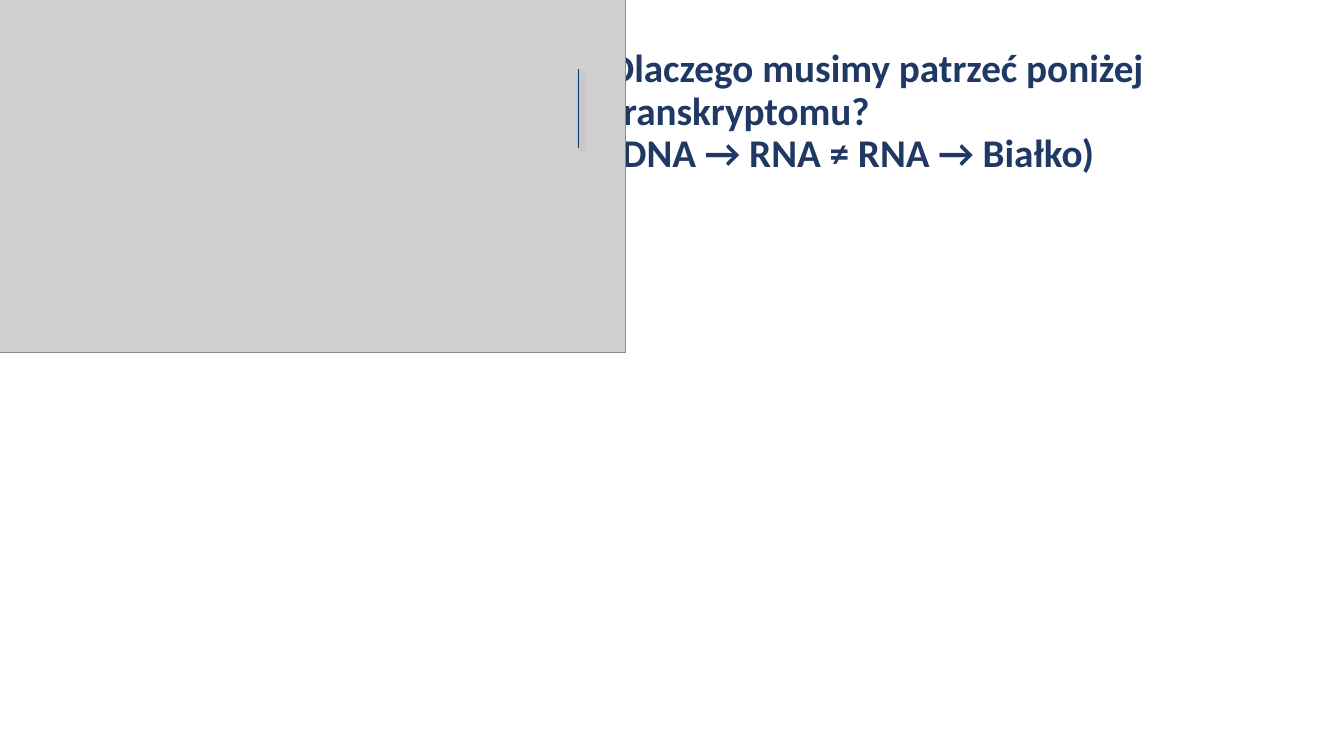
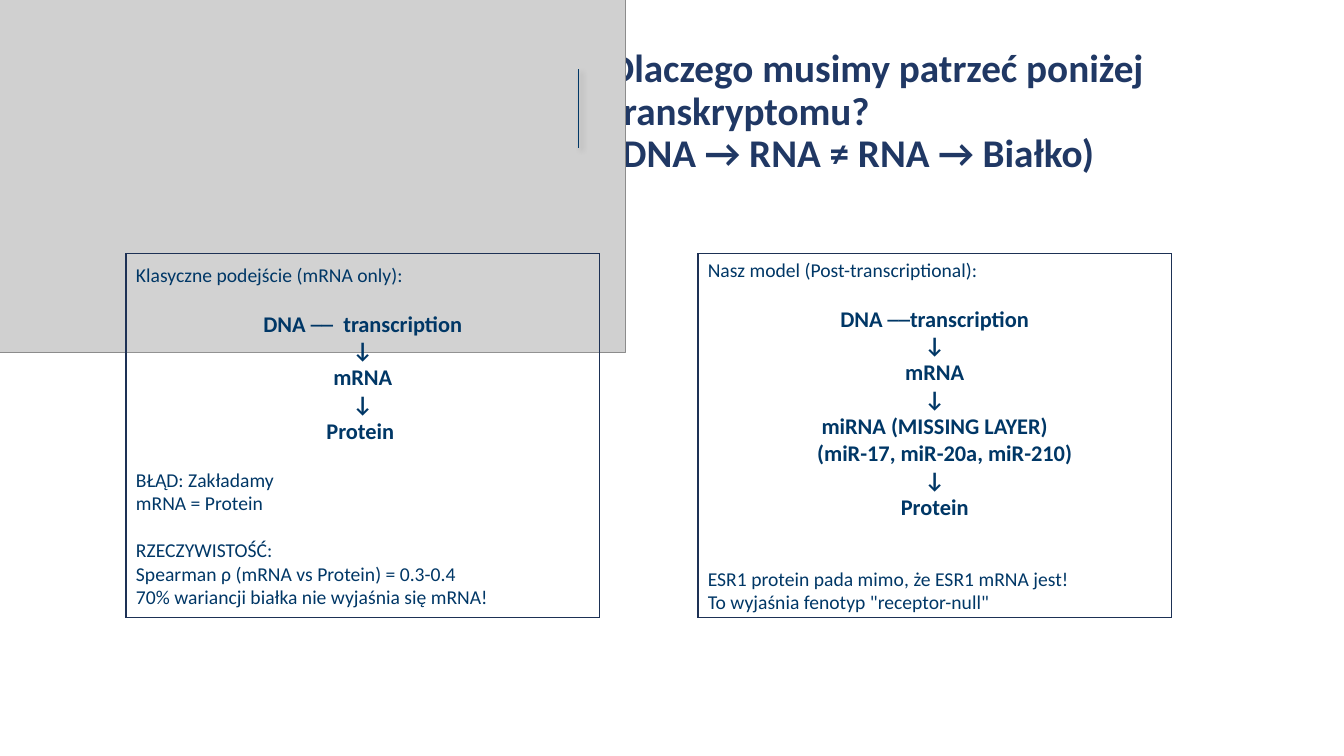
Before and after one commit to iZabela0001/Projekt_badawczy, a slide deck: slide 3 of pisanie_artykulu+prezentacja/Prezentacja.pptx. Drawn at 1344x756 pixels with LibreOffice and Linux fonts; fonts in the diff are those of the drawing; grey boxes stand for pictures. Boxes give left, top, right and bottom in pixels: in the first picture for what was removed or moved away, otherwise in the second. Text is boxed around its words. In the diff, an @@ line names an element or a change of style, - is before the commit and + after.

```diff
--- a/pisanie_artykulu+prezentacja/Prezentacja.pptx
+++ b/pisanie_artykulu+prezentacja/Prezentacja.pptx
@@ rectangle added at (126, 253, 600, 617), fill #FFFFFF at 6% opacity, outline #1E3256 1 pt, 14 pt, text #003766 @@
+Klasyczne podejście (mRNA only):
+DNA ── transcription
+↓
+mRNA
+↓
+Protein
+BŁĄD: Zakładamy
+mRNA = Protein
+RZECZYWISTOŚĆ:
+Spearman ρ (mRNA vs Protein) = 0.3-0.4
+70% wariancji białka nie wyjaśnia się mRNA!
@@ rectangle added at (698, 253, 1172, 617), fill #FFFFFF at 6% opacity, outline #1E3256 1 pt, 14 pt, text #003766 @@
+Nasz model (Post-transcriptional):
+DNA ──transcription
+↓
+mRNA
+↓
+miRNA (MISSING LAYER)
+(miR-17, miR-20a, miR-210)
+↓
+Protein
+ESR1 protein pada mimo, że ESR1 mRNA jest!
+To wyjaśnia fenotyp "receptor-null"
```
Also in this commit, not shown: 5 other slides changed, 7 slides added.
